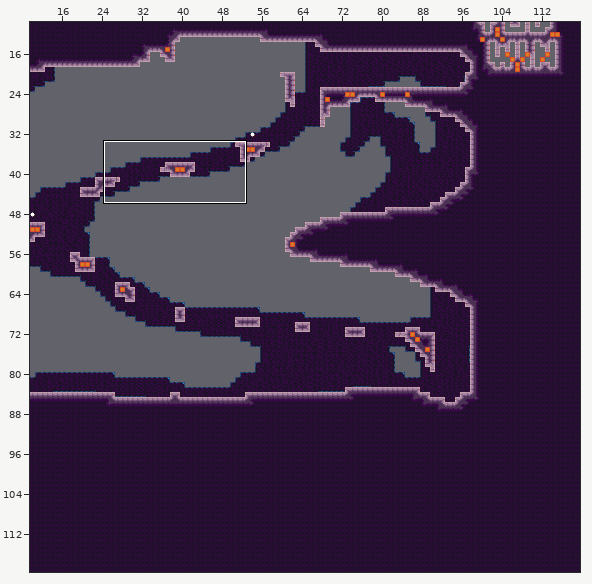
Tiled map, stored at mapping_tools/tilemaps/intro7.tmx. The first picture is a wide view before the edit; the outline marks the close-up.
Close-up. Before the edit:
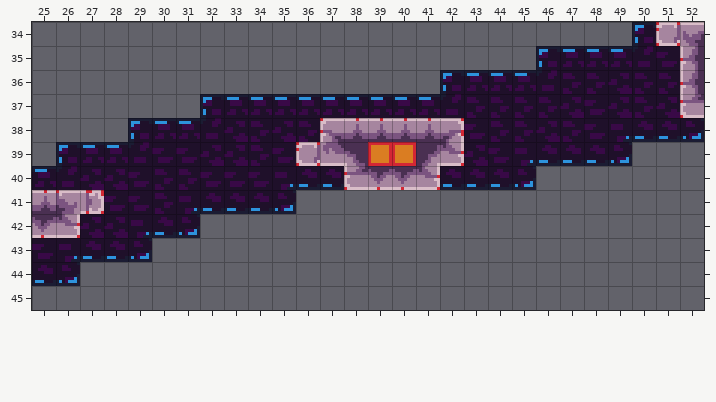
Cells are 8x8 px. Shown: x 25..52, y 34..45. The commit also changed other parts of the map, which this record leaves out.
Once edited:
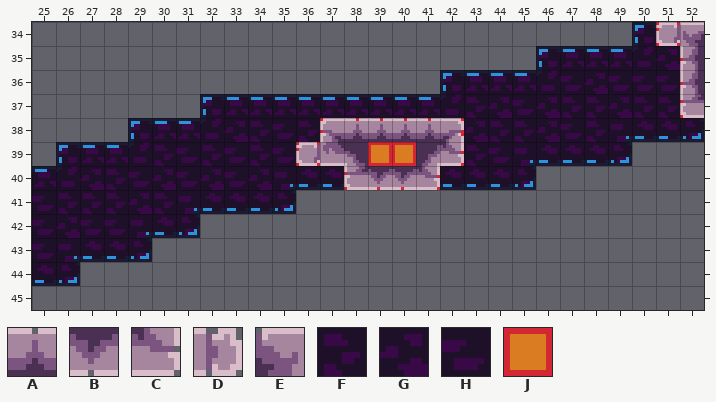
Key: from "stone": A 1, B 27, C 28, D 32, E 52; from "stone_bg_decal": F 14, G 41, H 54; from "tools": J 1 "ground".
_ is an empty cell, # one hidden under a higher layer.
From old to new:
{"where": "layer \"bg\""}
{"y":35,"x":51,"old":"H","new":"G"}
{"y":36,"x":47,"old":"FFGFF","new":"HGHHH"}
{"y":37,"x":44,"old":"FFFGH","new":"GHGFF"}
{"y":37,"x":51,"old":"G","new":"F"}
{"y":38,"x":35,"old":"G","new":"H"}
{"y":38,"x":43,"old":"H","new":"G"}
{"y":38,"x":47,"old":"FH","new":"HF"}
{"y":39,"x":30,"old":"H","new":"F"}
{"y":39,"x":32,"old":"GG","new":"FH"}
{"y":39,"x":43,"old":"G","new":"F"}
{"y":40,"x":28,"old":"G","new":"F"}
{"y":40,"x":30,"old":"FFH","new":"GHG"}
{"y":40,"x":34,"old":"H","new":"G"}
{"y":41,"x":25,"old":"###HH","new":"HFFFG"}
{"y":42,"x":27,"old":"GG","new":"HH"}
{"where": "layer \"draft\""}
{"y":41,"x":25,"old":"JJJ","new":"___"}
{"y":42,"x":25,"old":"JJ","new":"__"}
{"where": "layer \"map\""}
{"y":41,"x":25,"old":"AED","new":"___"}
{"y":42,"x":25,"old":"BC","new":"__"}
